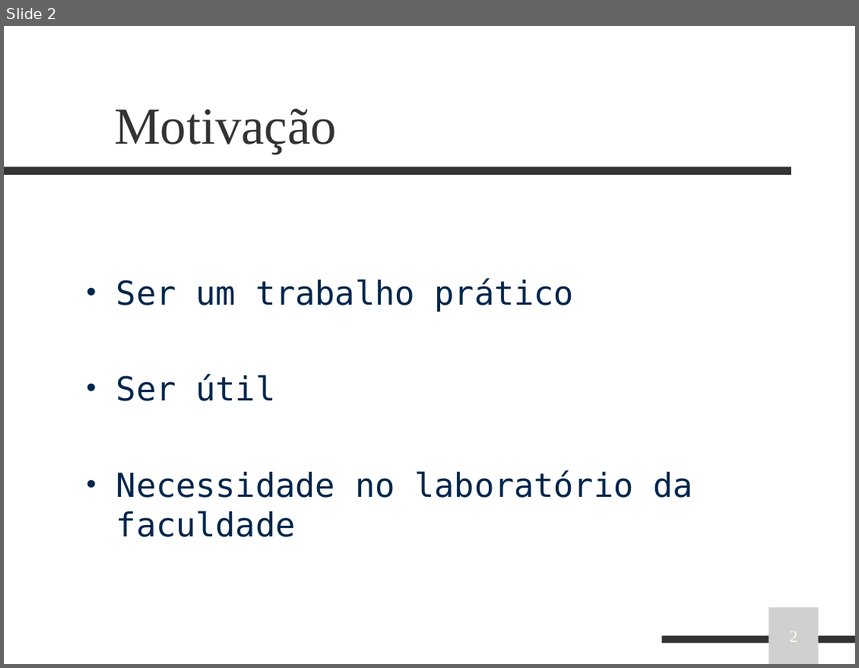
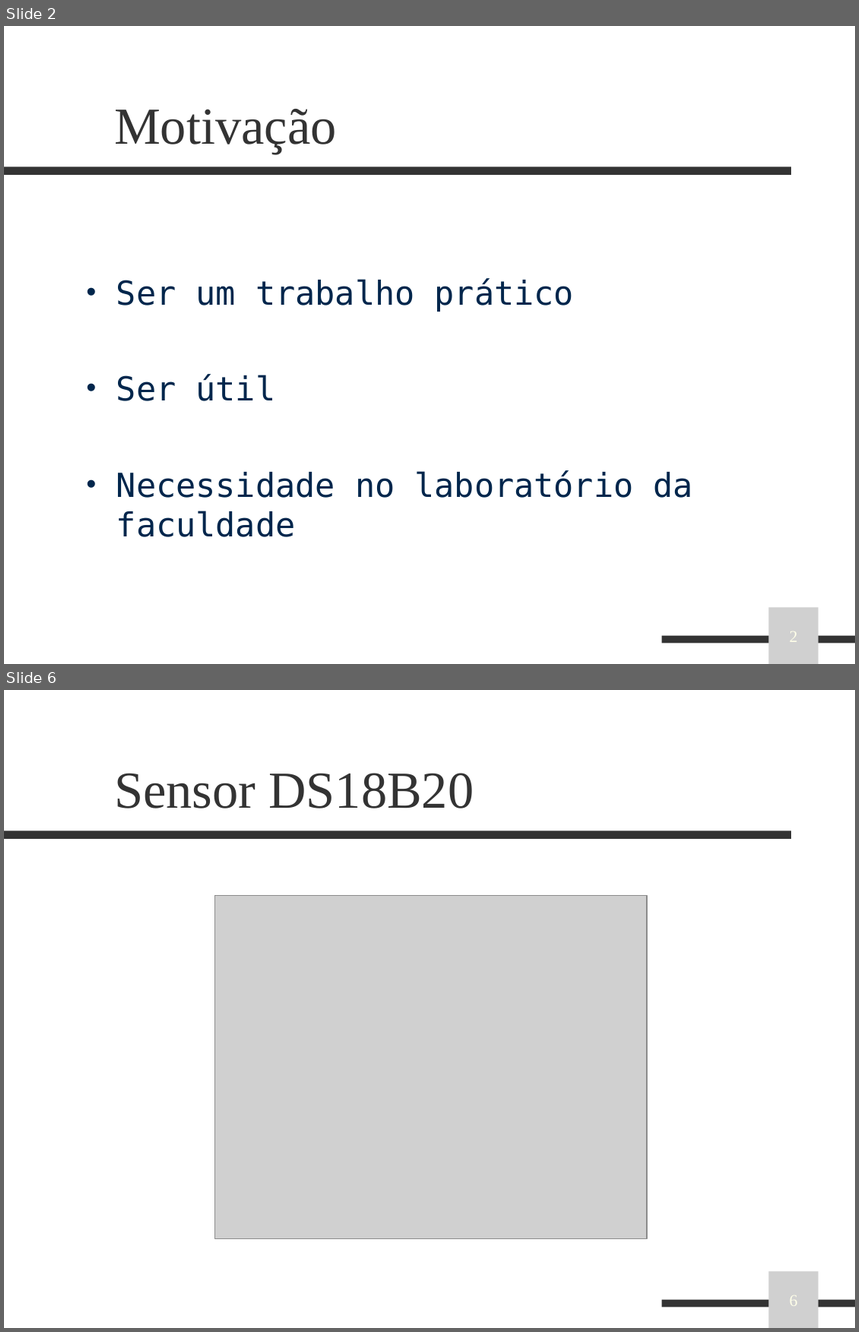
Before and after one commit to rennancockles/RealTimeMonitor, a slide deck: docs/apresentacao.ppt. Shown one above the other, each under a label of ours: slide 2 before the commit, slides 2 and 6 after it; the slides between them are not shown. The pictures are 859x668 and 859x1332 pixels, drawn with LibreOffice and Linux fonts; fonts in the diff are those of the drawing; grey boxes stand for pictures; background and template pictures are left out. Boxes give left, top, right and bottom in pixels: in the first picture for what was removed or moved away, otherwise in the second. Text is boxed around its words. In the diff, an @@ line names an element or a change of style, - is before the commit and + after.

```diff
--- a/docs/apresentacao.ppt
+++ b/docs/apresentacao.ppt
@@ slide 6 added at <box>4,690,855,1328</box>, background picture (left out); not listed: 2 template elements that a slide beside it also shows @@
@@ title added at <box>114,773,474,809</box>, 44 pt, text #333333 @@
+Sensor DS18B20
@@ picture added at <box>215,895,647,1239</box> @@
@@ picture added at <box>769,1271,819,1328</box>, 14 pt, text #FFFFE9 @@
+6
```
Also in this commit, not shown: 19 other slides added, 16 slides removed, 1 other file.
